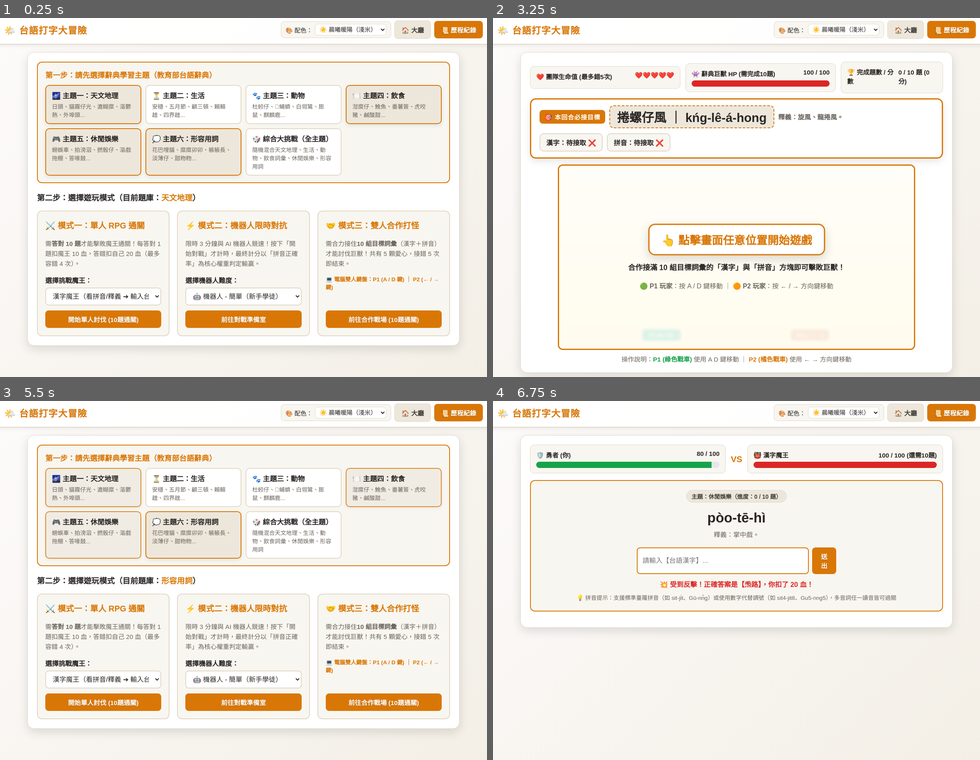
Above: before the commit, frames 1-4 (two rows, left to right).
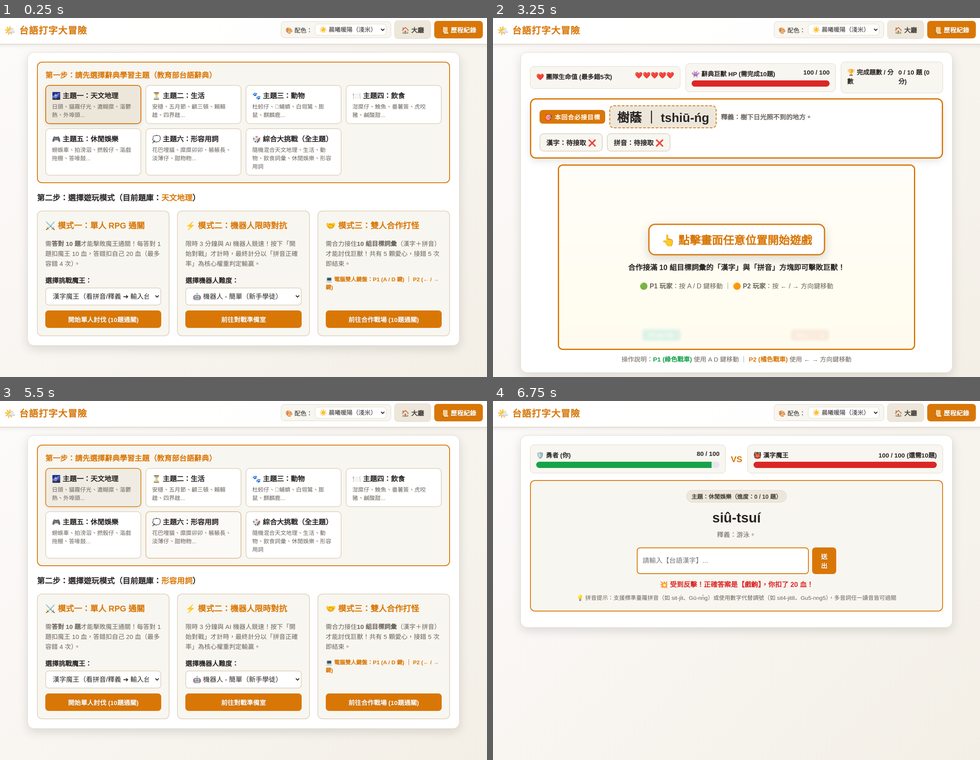
Above: after the commit, the same moments.

Repository: iamtomato2626/taigifungame
Game: browser game, page index.html
The game is run twice, just before and just after one commit, with the same random seed, the same clock (stepped at 60 frames per second) and the same inputs. When the page shows a pop-up message, it is drawn as a white box for half a second while everything else waits; a line starting with > is the answer the replay typed.
Inputs (mouse positions are in pixels of both pictures, inside the frame that each line leads up to):
- Up to frame 1 (0.25 s): no input
- Up to frame 2 (3.25 s): click "開始單人討伐 (10題通關)" at 0.27 s; click "送出" at 1.27 s; click "📜 歷程紀錄" at 1.87 s; click "🏠 大廳" at 2.47 s; click "前往合作戰場 (10題通關)" at 3.07 s
- Up to frame 3 (5.5 s): click "👆 點擊畫面任意位置開始遊戲 合作接滿 10 組目標詞彙的…" at 3.27 s; click "📜 歷程紀錄" at 3.67 s; click "清除紀錄" at 4.27 s; click "🏠 大廳" at 4.87 s; click (194, 533) at 5.47 s
- Up to frame 4 (6.75 s): click (585, 533) at 6.07 s; click "開始單人討伐 (10題通關)" at 6.27 s; click (721, 558) at 6.67 s; type "e" at 6.67 s; tap Enter at 6.7 s

The runs differ from the first frame. In frame 1, 6.6% of the frame differs, in the area x 9-91%, y 18-44%; in frame 2, 1.3%; in frame 3, 6.4%; in frame 4, 0.3%.

Commit message:
更新 index.html via EZPage

Diff:
--- a/index.html
+++ b/index.html
@@ -408,15 +408,15 @@
           <strong>🐾 主題三：動物</strong>
           <span>杜蚓仔、𧌄蜅蠐、白翎鷥、膨鼠、麒麟鹿...</span>
         </div>
-        <div class="topic-pill selected" data-topic="飲食" onclick="selectTopic('飲食')">
+        <div class="topic-pill" data-topic="飲食" onclick="selectTopic('飲食')">
           <strong>🍽️ 主題四：飲食</strong>
           <span>泔糜仔、鮸魚、番薯簽、虎咬豬、鹹酸甜...</span>
         </div>
-        <div class="topic-pill selected" data-topic="休閒娛樂" onclick="selectTopic('休閒娛樂')">
+        <div class="topic-pill" data-topic="休閒娛樂" onclick="selectTopic('休閒娛樂')">
           <strong>🎮 主題五：休閒娛樂</strong>
           <span>蟧蜈車、拍滂泅、撚骰仔、漚戲拖棚、答喙鼓...</span>
         </div>
-        <div class="topic-pill selected" data-topic="形容用詞" onclick="selectTopic('形容用詞')">
+        <div class="topic-pill" data-topic="形容用詞" onclick="selectTopic('形容用詞')">
           <strong>💭 主題六：形容用詞</strong>
           <span>花巴哩貓、糜糜卯卯、躼躼長、淡薄仔、甜粅粅...</span>
         </div>
@@ -668,7 +668,6 @@
   { topic: "天文地理", hanzi: "赤焱焱", pinyin: "tshiah-iānn-iānn", desc: "炎熱。常用於形容陽光酷烈。" },
   { topic: "天文地理", hanzi: "貓霧仔光", pinyin: "bâ-bū-á-kng", desc: "破曉時的天色。" },
   { topic: "天文地理", hanzi: "雺霧", pinyin: "bông-bū", desc: "霧。" },
-  { topic: "天文地理", hanzi: "海墘", pinyin: "hái-kînn", desc: "海邊、海濱、海岸。" },
   { topic: "天文地理", hanzi: "海漲", pinyin: "hái-tiòng", desc: "海嘯。 漲潮。" },
   { topic: "天文地理", hanzi: "起蛟龍", pinyin: "khí-kau-lîng", desc: "海嘯。" },
   { topic: "天文地理", hanzi: "洘旱", pinyin: "khó-huānn", desc: "大旱、旱災。" },
@@ -676,7 +675,6 @@
   { topic: "天文地理", hanzi: "捲螺仔風", pinyin: "kńg-lê-á-hong", desc: "旋風、龍捲風。" },
   { topic: "天文地理", hanzi: "生鉎", pinyin: "senn-sian/sinn-sian", desc: "生鏽。" },
   { topic: "天文地理", hanzi: "爍爁", pinyin: "sih-nah", desc: "閃電。" },
-  { topic: "天文地理", hanzi: "霆雷公", pinyin: "tân-luî-kong", desc: "打雷。" },
   { topic: "天文地理", hanzi: "樹蔭", pinyin: "tshiū-ńg", desc: "樹下日光照不到的地方。" },
   { topic: "天文地理", hanzi: "搢風", pinyin: "tsìnn-hong", desc: "逆風。" },
   { topic: "天文地理", hanzi: "番仔油", pinyin: "huan-á-iû", desc: "煤油。" },
@@ -790,7 +788,6 @@
   { topic: "動物", hanzi: "徛鵝", pinyin: "khiā-gô", desc: "企鵝。" },
   { topic: "動物", hanzi: "鸕鶿", pinyin: "lôo-tsî", desc: "魚鷹。" },
   { topic: "動物", hanzi: "烏面抐桮", pinyin: "oo-bīn-lā-pue", desc: "黑面琵鷺。" },
-  { topic: "動物", hanzi: "徛鵝", pinyin: "khiā-gô", desc: "企鵝。" },
   { topic: "動物", hanzi: "肚胿仔", pinyin: "tōo-kuai-á", desc: "蝌蚪。" },
   { topic: "動物", hanzi: "螿蜍", pinyin: "tsiunn-tsî", desc: "蟾蜍、癩蝦蟆。" },
   { topic: "動物", hanzi: "牛犅𨂿", pinyin: "gû-káng-uainnh", desc: "天牛。" },
@@ -812,7 +809,6 @@
 { topic: "飲食", hanzi: "餡餅", pinyin: "ānn-piánn", desc: "包有綠豆沙、紅豆沙等餡料的油酥餅，可以當作禮餅。" },
 { topic: "飲食", hanzi: "肉拊", pinyin: "bah-hú", desc: "肉鬆。" },
 { topic: "飲食", hanzi: "肉燥飯", pinyin: "bah-sò-pn̄g", desc: "一種常見的小吃。" },
-{ topic: "飲食", hanzi: "墨賊仔", pinyin: "ba̍k-tsa̍t-á", desc: "烏賊。" },
 { topic: "飲食", hanzi: "饅頭", pinyin: "bán-thô", desc: "一種用麵粉發酵蒸發的食品。" },
 { topic: "飲食", hanzi: "麥芽糖", pinyin: "be̍h-gê-thn̂g", desc: "由含澱粉酶的麥芽使澱粉水解而成的糖。" },
 { topic: "飲食", hanzi: "米仔麩", pinyin: "bí-á-hu", desc: "將米穀炒熟以後研磨成粉，可以加水調和食用，是常見的傳統食品。" },
@@ -914,7 +910,6 @@
 { topic: "休閒娛樂", hanzi: "上尺工", pinyin: "siāng-tshe-kong", desc: "標示在工尺譜上的音階名。" },
 { topic: "休閒娛樂", hanzi: "答喙鼓", pinyin: "tap-tshuì-kóo", desc: "鬥嘴或爭辯。 " },
 { topic: "休閒娛樂", hanzi: "七字仔", pinyin: "tshit-jī-á/tshit-lī-á", desc: "七字調。" },
-{ topic: "休閒娛樂", hanzi: "翕相", pinyin: "hip-siòng", desc: "拍照、攝影。" },
 
   // 【主題四：形容用詞】
 { topic: "形容用詞", hanzi: "密喌喌", pinyin: "ba̍t-tsiuh-tsiuh", desc: "緊緊的。形容非常緊密，沒有空隙。" },
@@ -976,7 +971,7 @@
 { topic: "形容用詞", hanzi: "拍損", pinyin: "phah-sńg", desc: "浪費、蹧蹋。 可惜、惋惜。 小孩子夭折。" },
 { topic: "形容用詞", hanzi: "歪膏揤斜", pinyin: "uai-ko-tshi̍h-tshua̍h", desc: "歪七扭八。歪斜不正的樣子。" },
 { topic: "形容用詞", hanzi: "妥當", pinyin: "thò-tòng", desc: "穩當、適當。" },
-{ topic: "形容用詞", hanzi: " 黃錦錦        ", pinyin: "n̂g-gìm-gìm         ", desc: "形容顏色金黃。" },
+{ topic: "形容用詞", hanzi: " 黃錦錦", pinyin: "n̂g-gìm-gìm", desc: "形容顏色金黃。" },
 ];
 
 // ==================== 2. 裝置相容性檢測（手機無法遊玩模式三） ====================
